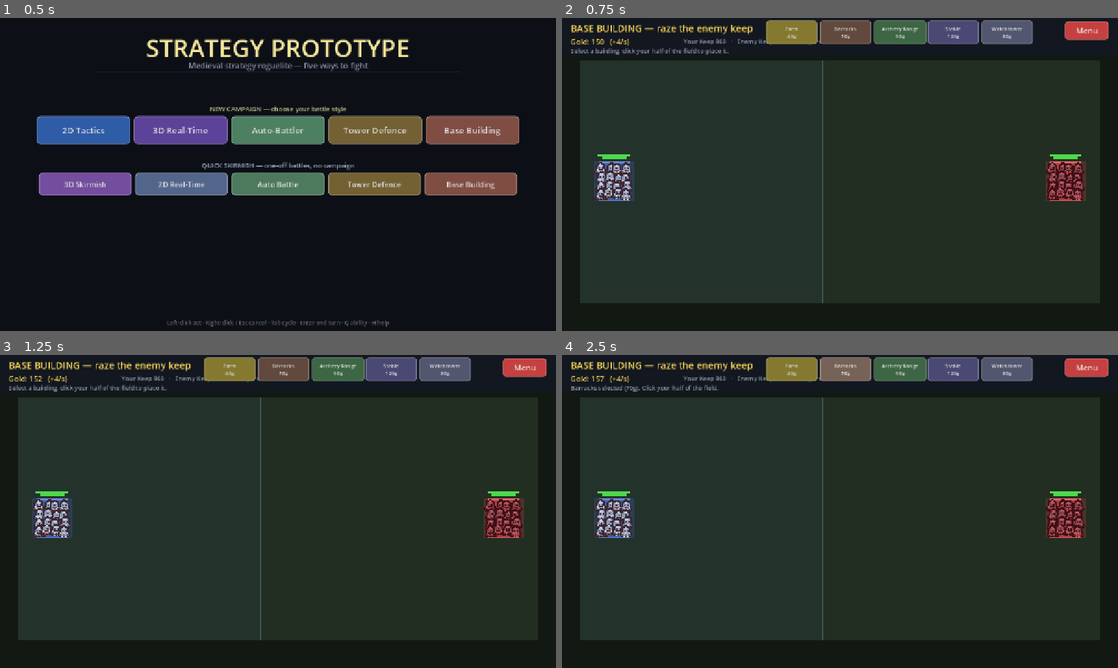
Above: before the commit, frames 1-4 (two rows, left to right).
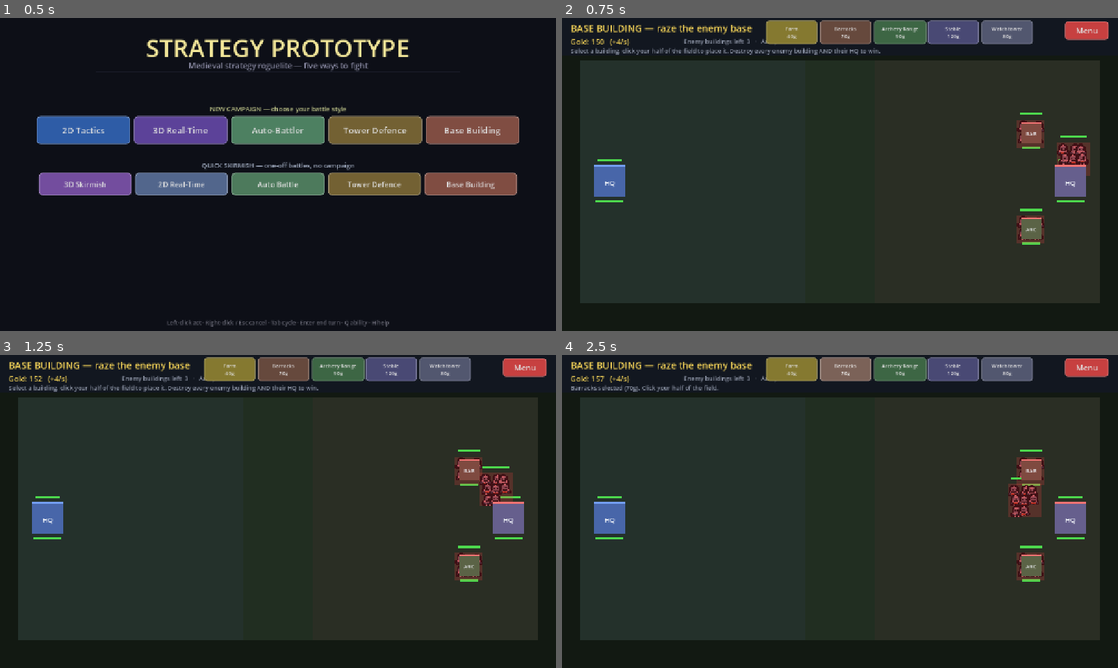
Above: after the commit, the same moments.

Repository: kabuumu/strategy-prototype
Game: Godot game, scene res://src/title/title.tscn
Two runs of this game, one before a commit and one after it. Both use one fixed random seed, a clock stepped at 60 frames per second and the inputs below.
Inputs:
- Up to frame 1 (0.5 s): no input
- Up to frame 2 (0.75 s): click "Base Building" at 0.5 s
- Up to frame 3 (1.25 s): no input
- Up to frame 4 (2.5 s): click "Farm 40g" at 1.25 s; click "Barracks 70g" at 2 s

Frame 1 is identical in both runs. In frame 2, 4.0% of the frame differs, in the area x 5-95%, y 2-92%; in frame 3, 4.1%; in frame 4, 4.1%.

Commit message:
Base building: win by razing the whole enemy base (buildings + HQ)
Previously only the enemy Keep was a target. Now every structure on both sides
is a destroyable garrison (RTUnit with HP): the enemy starts with a Town Centre
plus production buildings, and you WIN only when every enemy structure — all its
buildings AND the Town Centre — is destroyed. You LOSE if your Town Centre falls.

- All structures (TC + farm/barracks/range/stable/tower) are RTUnits, so the
  regiment engine handles combat against them; your buildings can be attacked
  too, so defending matters.
- Units fight the nearest enemy regiment, else march on the nearest enemy
  structure — so a push grinds through the buildings on the way to the HQ.
- Health pip drawn under each living structure; team-tinted building visuals.
- Removed the endless enemy rebuild that caused stalemates; a strong economy
  now breaks through.

Validated headless: a mixed barracks+range economy grinds the enemy base from
3 structures to 0 and triggers the win.

Co-Authored-By: Claude Opus 4.8 <noreply@anthropic.com>

Diff:
--- a/src/basebuilder/basebuilder.gd
+++ b/src/basebuilder/basebuilder.gd
@@ -1,72 +1,69 @@
 extends Node2D
 
 # Base-building RTS skirmish — inspired by AoE2 / Red Alert 2, boiled down to the
-# core loop: your Keep earns gold, you spend it on economy + production
-# buildings, produced regiments auto-march across the field and smash the enemy
-# Keep while defending your own. Destroy the enemy Keep to win; lose yours and
-# it's over. The enemy mirrors you with a scaling production AI.
+# core loop: your Town Centre earns gold, you spend it on economy + production
+# buildings, produced regiments auto-march across the field and tear down the
+# enemy's base while you defend your own.
+#
+# WIN by razing the ENTIRE enemy base — every production building AND the Town
+# Centre. LOSE if your Town Centre falls. The enemy starts with its own buildings
+# (which you must destroy) and produces a scaling stream of attackers.
 #
 # Two entry points: standalone from the title, or a campaign battle
 # (battle_mode "base", GameManager.pending_base) that reports win/loss back.
 #
-# Combat reuses RTUnit (regiments). Keeps are RTUnits too, so units can attack
-# them and the win/lose check is just "is that Keep still alive".
+# Every structure is an RTUnit "garrison" (stationary, has HP) so regiments can
+# attack it and the win/lose check is just "are any of that side's structures
+# still standing". Combat reuses the RTUnit regiment engine.
 
 const UITheme := preload("res://src/ui/ui_theme.gd")
 const RTUnit := preload("res://src/rtbattle/rt_unit.gd")
 
 const FIELD_RECT: Rect2 = Rect2(40.0, 96.0, 1200.0, 560.0)
-const PLAYER_BUILD_MAX_X: float = 600.0     # you build left of this
-const PLAYER_KEEP_POS: Vector2 = Vector2(120.0, 376.0)
-const ENEMY_KEEP_POS: Vector2 = Vector2(1160.0, 376.0)
-const MAX_UNITS_PER_SIDE: int = 40          # perf cap
-
-# Keep stats (an RTUnit that mostly stands and defends).
-const KEEP_STATS: Dictionary = {
-	"name": "Keep", "sprite_key": "soldier",
-	"soldier_count": 16, "hp_per_soldier": 60, "damage_per_attack": 10,
-	"attack_cooldown": 1.0, "attack_range_px": 150.0, "move_speed_px": 0.0,
+const PLAYER_BUILD_MAX_X: float = 560.0     # you build left of this
+const ENEMY_BUILD_MIN_X: float = 720.0
+const PLAYER_TC_POS: Vector2 = Vector2(110.0, 376.0)
+const ENEMY_TC_POS: Vector2 = Vector2(1170.0, 376.0)
+const MAX_UNITS_PER_SIDE: int = 36          # perf cap
+
+# Structures. tc = Town Centre (the HQ). The rest are buildable. "produces"
+# spawns a regiment every "interval"s; "income" adds passive gold/sec (player);
+# "dmg" > 0 makes it defend (Town Centre + tower). hp via count * per.
+const STRUCTURES: Dictionary = {
+	"tc":       {"name": "Town Centre",  "count": 6, "per": 150, "dmg": 12, "range": 150.0, "cd": 1.0, "color": Color(0.30, 0.40, 0.62)},
+	"farm":     {"name": "Farm",          "cost": 40,  "count": 3, "per": 60,  "dmg": 0, "range": 24.0, "cd": 1.0, "income": 3,    "color": Color(0.55, 0.50, 0.20)},
+	"barracks": {"name": "Barracks",      "cost": 70,  "count": 4, "per": 60,  "dmg": 0, "range": 24.0, "cd": 1.0, "produces": "infantry", "interval": 5.0, "color": Color(0.42, 0.30, 0.25)},
+	"range":    {"name": "Archery Range", "cost": 90,  "count": 4, "per": 55,  "dmg": 0, "range": 24.0, "cd": 1.0, "produces": "archers",  "interval": 6.0, "color": Color(0.25, 0.42, 0.28)},
+	"stable":   {"name": "Stable",        "cost": 120, "count": 4, "per": 65,  "dmg": 0, "range": 24.0, "cd": 1.0, "produces": "cavalry",  "interval": 7.5, "color": Color(0.30, 0.30, 0.48)},
+	"tower":    {"name": "Watchtower",    "cost": 80,  "count": 4, "per": 50,  "dmg": 10, "range": 200.0, "cd": 1.1, "color": Color(0.34, 0.36, 0.46)},
 }
-
-# Buildings you can place. "produces" spawns a unit every "interval" seconds;
-# "income" adds passive gold/sec. Towers are stationary defensive RTUnits.
-const BUILDING_TYPES: Dictionary = {
-	"farm":     {"name": "Farm",         "cost": 40,  "income": 3,  "color": Color(0.55, 0.50, 0.20)},
-	"barracks": {"name": "Barracks",     "cost": 70,  "produces": "infantry", "interval": 5.0, "color": Color(0.40, 0.30, 0.25)},
-	"range":    {"name": "Archery Range","cost": 90,  "produces": "archers",  "interval": 6.0, "color": Color(0.25, 0.42, 0.28)},
-	"stable":   {"name": "Stable",       "cost": 120, "produces": "cavalry",  "interval": 7.5, "color": Color(0.30, 0.30, 0.48)},
-	"tower":    {"name": "Watchtower",   "cost": 80,  "tower": "archers",     "color": Color(0.34, 0.36, 0.46)},
-}
-
-# Regiment stats for produced units (RTUnit stat dicts).
+const BUILDABLE: Array = ["farm", "barracks", "range", "stable", "tower"]
+
 const UNIT_STATS: Dictionary = {
 	"infantry": {"name": "Infantry", "sprite_key": "soldier",
-		"soldier_count": 8, "hp_per_soldier": 16, "damage_per_attack": 8,
+		"soldier_count": 8, "hp_per_soldier": 16, "damage_per_attack": 9,
 		"attack_cooldown": 1.0, "attack_range_px": 56.0, "move_speed_px": 70.0},
 	"archers":  {"name": "Archers", "sprite_key": "archer",
-		"soldier_count": 6, "hp_per_soldier": 11, "damage_per_attack": 9,
+		"soldier_count": 6, "hp_per_soldier": 11, "damage_per_attack": 10,
 		"attack_cooldown": 1.3, "attack_range_px": 200.0, "move_speed_px": 64.0},
 	"cavalry":  {"name": "Cavalry", "sprite_key": "scout",
-		"soldier_count": 6, "hp_per_soldier": 16, "damage_per_attack": 11,
+		"soldier_count": 6, "hp_per_soldier": 16, "damage_per_attack": 12,
 		"attack_cooldown": 0.9, "attack_range_px": 56.0, "move_speed_px": 120.0},
 }
 
 var _gold: float = 150.0
-var _income: float = 4.0           # passive gold/sec (Keep + farms)
+var _income: float = 4.0
 var _selected: String = "barracks"
 var _paused: bool = false
 var _ended: bool = false
 var _won: bool = false
 
-var _player_base: RTUnit
-var _enemy_base: RTUnit
+var _structures: Array = []        # [{rt:RTUnit, vis:Node2D, type, team, home:Vector2, timer:float}]
 var _player_units: Array = []
 var _enemy_units: Array = []
-var _buildings: Array = []         # [{node, type, timer, interval, produces}]
 
 var _retarget_timer: float = 0.0
-var _enemy_spawn_timer: float = 6.0
-var _enemy_income_accum: float = 0.0
+var _enemy_build_timer: float = 14.0   # enemy occasionally adds a building
 var _elapsed: float = 0.0
 
 var _ui: CanvasLayer
@@ -81,7 +78,7 @@
 var _campaign_lost: bool = false
 var _campaign_relic: String = ""
 var _campaign_reward_gold: int = 0
-var _enemy_strength: float = 1.0   # scales enemy HP / spawn cadence (tier)
+var _enemy_strength: float = 1.0
 
 func _ready() -> void:
 	_rng.randomize()
@@ -90,27 +87,82 @@
 		GameManager.pending_base = false
 		_campaign = true
 		var tier: int = GameManager.pending_battle_tier
-		_enemy_strength = 1.0 + tier * 0.25 + (0.3 if GameManager.pending_battle_elite else 0.0)
+		_enemy_strength = 1.0 + tier * 0.22 + (0.3 if GameManager.pending_battle_elite else 0.0)
 		_gold = 150.0 + float(maxi(0, GameManager.player_roster.size() - 3)) * 25.0
-	_spawn_bases()
+	_spawn_initial_bases()
 	_build_ui()
 	_refresh_ui()
 	queue_redraw()
 
-func _spawn_bases() -> void:
-	_player_base = RTUnit.new()
-	add_child(_player_base)
-	_player_base.setup("keep", 0, PLAYER_KEEP_POS, KEEP_STATS)
-	_player_base.clear_order()
-	_player_base.died.connect(func(_u): _conclude(false))
-
-	_enemy_base = RTUnit.new()
-	add_child(_enemy_base)
-	var estats := KEEP_STATS.duplicate(true)
-	estats["hp_per_soldier"] = int(round(float(KEEP_STATS["hp_per_soldier"]) * _enemy_strength))
-	_enemy_base.setup("keep", 1, ENEMY_KEEP_POS, estats)
-	_enemy_base.clear_order()
-	_enemy_base.died.connect(func(_u): _conclude(true))
+func _spawn_initial_bases() -> void:
+	_make_structure("tc", 0, PLAYER_TC_POS)
+	_make_structure("tc", 1, ENEMY_TC_POS)
+	# Enemy starts with a small base you must dismantle: barracks + range, plus a
+	# stable / tower on tougher (campaign) fights.
+	_make_structure("barracks", 1, ENEMY_TC_POS + Vector2(-90.0, -110.0))
+	_make_structure("range", 1, ENEMY_TC_POS + Vector2(-90.0, 110.0))
+	if _enemy_strength >= 1.4:
+		_make_structure("stable", 1, ENEMY_TC_POS + Vector2(-150.0, 0.0))
+	if _enemy_strength >= 1.7:
+		_make_structure("tower", 1, ENEMY_TC_POS + Vector2(-40.0, -150.0))
+
+func _make_structure(type: String, team: int, pos: Vector2) -> Dictionary:
+	var def: Dictionary = STRUCTURES[type]
+	var per: int = int(def["per"])
+	if team == 1 and type == "tc":
+		per = int(round(float(per) * _enemy_strength))   # enemy HQ scales with tier
+	var stats: Dictionary = {
+		"name": String(def["name"]),
+		"sprite_key": "soldier",
+		"soldier_count": int(def["count"]),
+		"hp_per_soldier": per,
+		"damage_per_attack": int(def.get("dmg", 0)),
+		"attack_cooldown": float(def.get("cd", 1.0)),
+		"attack_range_px": float(def.get("range", 24.0)),
+		"move_speed_px": 0.0,
+	}
+	var rt := RTUnit.new()
+	add_child(rt)
+	rt.setup(type, team, pos, stats)
+	rt.clear_order()
+	var s := {
+		"rt": rt, "vis": _make_structure_visual(type, team, pos), "type": type,
+		"team": team, "home": pos, "timer": float(def.get("interval", 0.0)),
+	}
+	add_child(s["vis"])
+	rt.died.connect(_on_structure_died.bind(s))
+	_structures.append(s)
+	return s
+
+func _make_structure_visual(type: String, team: int, pos: Vector2) -> Node2D:
+	var def: Dictionary = STRUCTURES[type]
+	var n := Node2D.new()
+	n.position = pos
+	n.z_index = 5
+	var big: bool = type == "tc"
+	var sz := Vector2(70.0, 70.0) if big else Vector2(46.0, 46.0)
+	var rect := ColorRect.new()
+	rect.size = sz
+	rect.position = -sz * 0.5
+	rect.color = Color(def["color"]).lerp(Color(0.2, 0.4, 0.85) if team == 0 else Color(0.85, 0.25, 0.25), 0.18)
+	rect.mouse_filter = Control.MOUSE_FILTER_IGNORE
+	n.add_child(rect)
+	var border := ColorRect.new()   # thin top band as a faux roof/border
+	border.size = Vector2(sz.x, 4.0)
+	border.position = Vector2(-sz.x * 0.5, -sz.y * 0.5 - 4.0)
+	border.color = (Color(0.45, 0.62, 0.95) if team == 0 else Color(0.95, 0.45, 0.45))
+	border.mouse_filter = Control.MOUSE_FILTER_IGNORE
+	n.add_child(border)
+	var lbl := UITheme.label(String(def["name"]).substr(0, 3).to_upper() if not big else "HQ",
+		12 if not big else 15, Color(0.95, 0.96, 0.98), Vector2(-sz.x * 0.5, -8.0), Vector2(sz.x, 18.0))
+	lbl.horizontal_alignment = HORIZONTAL_ALIGNMENT_CENTER
+	n.add_child(lbl)
+	return n
+
+func _on_structure_died(s: Dictionary) -> void:
+	if is_instance_valid(s["vis"]):
+		s["vis"].queue_free()
+	Sfx.play("death", -8.0)
 
 # ---------------------------------------------------------------------------
 # UI
@@ -124,36 +176,36 @@
 	top.mouse_filter = Control.MOUSE_FILTER_IGNORE
 	_ui.add_child(top)
 
-	_ui.add_child(UITheme.label("BASE BUILDING — raze the enemy keep", 22, UITheme.GOLD, Vector2(20.0, 8.0), Vector2(520.0, 30.0)))
+	_ui.add_child(UITheme.label("BASE BUILDING — raze the enemy base", 22, UITheme.GOLD, Vector2(20.0, 8.0), Vector2(540.0, 30.0)))
 	_gold_label = UITheme.label("", 17, UITheme.GOLD, Vector2(20.0, 42.0), Vector2(260.0, 24.0))
 	_ui.add_child(_gold_label)
-	_stat_label = UITheme.label("", 14, UITheme.TEXT_MUTED, Vector2(280.0, 44.0), Vector2(360.0, 24.0))
+	_stat_label = UITheme.label("", 14, UITheme.TEXT_MUTED, Vector2(280.0, 44.0), Vector2(380.0, 24.0))
 	_ui.add_child(_stat_label)
 
 	var x := 470.0
-	for id: String in BUILDING_TYPES:
-		var b: Dictionary = BUILDING_TYPES[id]
+	for id: String in BUILDABLE:
+		var b: Dictionary = STRUCTURES[id]
 		_ui.add_child(UITheme.button("%s\n%dg" % [String(b["name"]), int(b["cost"])],
 			Vector2(x, 6.0), Vector2(118.0, 48.0), Color(b["color"]).darkened(0.05),
 			_on_pick.bind(id), 12))
 		x += 124.0
 
 	_ui.add_child(UITheme.button("Menu", Vector2(1158.0, 8.0), Vector2(100.0, 40.0), UITheme.RED, _toggle_settings_menu))
-	_status_label = UITheme.label("Select a building, click your half of the field to place it.",
-		14, UITheme.TEXT_MUTED, Vector2(20.0, 66.0), Vector2(900.0, 20.0))
+	_status_label = UITheme.label("Select a building, click your half of the field to place it. Destroy every enemy building AND their HQ to win.",
+		14, UITheme.TEXT_MUTED, Vector2(20.0, 66.0), Vector2(1000.0, 20.0))
 	_ui.add_child(_status_label)
 
 func _refresh_ui() -> void:
 	if _gold_label != null:
 		_gold_label.text = "Gold: %d   (+%d/s)" % [int(_gold), int(_income)]
-	if _stat_label != null and is_instance_valid(_player_base) and is_instance_valid(_enemy_base):
-		_stat_label.text = "Your Keep %d   ·   Enemy Keep %d   ·   Army %d v %d" % [
-			_player_base.hp, _enemy_base.hp, _player_units.size(), _enemy_units.size()]
+	if _stat_label != null:
+		_stat_label.text = "Enemy buildings left: %d   ·   Army %d v %d" % [
+			_alive_structures(1).size(), _player_units.size(), _enemy_units.size()]
 
 func _on_pick(id: String) -> void:
 	_selected = id
 	_status_label.text = "%s selected (%dg). Click your half of the field." % [
-		String(BUILDING_TYPES[id]["name"]), int(BUILDING_TYPES[id]["cost"])]
+		String(STRUCTURES[id]["name"]), int(STRUCTURES[id]["cost"])]
 
 # ---------------------------------------------------------------------------
 # Building placement
@@ -161,55 +213,25 @@
 func _try_build(pos: Vector2) -> void:
 	if _ended:
 		return
-	var b: Dictionary = BUILDING_TYPES[_selected]
+	var b: Dictionary = STRUCTURES[_selected]
 	var cost: int = int(b["cost"])
 	if not FIELD_RECT.has_point(pos) or pos.x > PLAYER_BUILD_MAX_X:
 		_status_label.text = "Build on your half of the field (left side)."
 		return
-	if pos.distance_to(PLAYER_KEEP_POS) < 70.0:
-		_status_label.text = "Too close to your Keep."
-		return
-	for e in _buildings:
-		var n: Node2D = e["node"]
-		if is_instance_valid(n) and n.position.distance_to(pos) < 64.0:
+	if pos.distance_to(PLAYER_TC_POS) < 78.0:
+		_status_label.text = "Too close to your Town Centre."
+		return
+	for s in _structures:
+		if s["team"] == 0 and is_instance_valid(s["rt"]) and Vector2(s["home"]).distance_to(pos) < 60.0:
 			_status_label.text = "Too close to another building."
 			return
 	if _gold < float(cost):
 		_status_label.text = "Not enough gold for %s." % String(b["name"])
 		return
 	_gold -= float(cost)
-	if b.has("income"):
-		_income += float(b["income"])
-	if b.has("tower"):
-		var t := RTUnit.new()
-		add_child(t)
-		t.setup("tower", 0, pos, UNIT_STATS[String(b["tower"])])
-		t.clear_order()
-		_player_units.append(t)   # a stationary defender (move_speed kept; we never order it to move)
-	var node := _make_building_node(pos, b)
-	add_child(node)
-	_buildings.append({
-		"node": node, "type": _selected,
-		"timer": float(b.get("interval", 0.0)),
-		"interval": float(b.get("interval", 0.0)),
-		"produces": String(b.get("produces", "")),
-	})
+	_make_structure(_selected, 0, pos)
 	Sfx.play("gold")
 	_refresh_ui()
-
-func _make_building_node(pos: Vector2, b: Dictionary) -> Node2D:
-	var n := Node2D.new()
-	n.position = pos
-	var rect := ColorRect.new()
-	rect.size = Vector2(48.0, 48.0)
-	rect.position = Vector2(-24.0, -24.0)
-	rect.color = Color(b["color"])
-	rect.mouse_filter = Control.MOUSE_FILTER_IGNORE
-	n.add_child(rect)
-	var lbl := UITheme.label(String(b["name"]).substr(0, 3), 12, Color(0.9, 0.92, 0.95), Vector2(-22.0, -8.0), Vector2(44.0, 16.0))
-	lbl.horizontal_alignment = HORIZONTAL_ALIGNMENT_CENTER
-	n.add_child(lbl)
-	return n
 
 # ---------------------------------------------------------------------------
 # Simulation
@@ -220,7 +242,7 @@
 		return
 	var u := RTUnit.new()
 	add_child(u)
-	u.setup(unit_id, team, pos + Vector2(_rng.randf_range(-12.0, 12.0), _rng.randf_range(-40.0, 40.0)), UNIT_STATS[unit_id])
+	u.setup(unit_id, team, pos + Vector2(_rng.randf_range(-14.0, 14.0), _rng.randf_range(-44.0, 44.0)), UNIT_STATS[unit_id])
 	u.died.connect(_on_unit_died)
 	pool.append(u)
 
@@ -228,59 +250,84 @@
 	_player_units.erase(u)
 	_enemy_units.erase(u)
 
+func _alive_structures(team: int) -> Array:
+	return _structures.filter(func(s): return s["team"] == team and is_instance_valid(s["rt"]) and s["rt"].is_alive())
+
+func _player_tc_alive() -> bool:
+	for s in _structures:
+		if s["team"] == 0 and s["type"] == "tc" and is_instance_valid(s["rt"]) and s["rt"].is_alive():
+			return true
+	return false
+
 func _process(delta: float) -> void:
 	if _paused or _ended:
 		return
 	_elapsed += delta
+
+	# Passive income = base + alive player farms.
+	var inc := 4.0
+	for s in _alive_structures(0):
+		inc += float(STRUCTURES[s["type"]].get("income", 0))
+	_income = inc
 	_gold += _income * delta
 
-	# Player production buildings
-	for e in _buildings:
-		if String(e["produces"]) == "":
+	# Production from every alive structure that produces (both sides). The enemy
+	# Town Centre also trickles infantry so it keeps pressuring after buildings fall.
+	for s in _structures:
+		if not is_instance_valid(s["rt"]) or not s["rt"].is_alive():
 			continue
-		e["timer"] = float(e["timer"]) - delta
-		if e["timer"] <= 0.0:
-			e["timer"] = float(e["interval"])
-			var n: Node2D = e["node"]
-			if is_instance_valid(n):
-				_spawn_unit(String(e["produces"]), 0, n.position)
-
-	# Enemy production AI — cadence quickens and composition hardens over time.
-	_enemy_spawn_timer -= delta
-	if _enemy_spawn_timer <= 0.0:
-		_enemy_spawn_timer = maxf(2.0, 6.0 - _elapsed * 0.03) / _enemy_strength
-		_spawn_unit(_enemy_pick(), 1, ENEMY_KEEP_POS)
+		var def: Dictionary = STRUCTURES[s["type"]]
+		var produces := String(def.get("produces", ""))
+		var interval := float(def.get("interval", 0.0))
+		if s["team"] == 1 and s["type"] == "tc":
+			produces = "infantry"
+			interval = maxf(3.0, 7.0 - _elapsed * 0.02) / _enemy_strength
+		if produces == "":
+			continue
+		if s["team"] == 1:
+			interval = interval / _enemy_strength
+		s["timer"] = float(s["timer"]) - delta
+		if s["timer"] <= 0.0:
+			s["timer"] = interval
+			_spawn_unit(produces, int(s["team"]), Vector2(s["home"]))
 
 	var all_units: Array = []
 	all_units.append_array(_player_units)
 	all_units.append_array(_enemy_units)
-	if is_instance_valid(_player_base):
-		all_units.append(_player_base)
-	if is_instance_valid(_enemy_base):
-		all_units.append(_enemy_base)
-
-	# Retarget: fight a nearby enemy, otherwise advance on the enemy Keep.
+	for s in _structures:
+		if is_instance_valid(s["rt"]) and s["rt"].is_alive():
+			all_units.append(s["rt"])
+
 	_retarget_timer -= delta
 	if _retarget_timer <= 0.0:
 		_retarget_timer = 0.4
-		_assign_orders(_player_units, _enemy_units, _enemy_base)
-		_assign_orders(_enemy_units, _player_units, _player_base)
+		_assign_orders(_player_units, _enemy_units, 1)
+		_assign_orders(_enemy_units, _player_units, 0)
 
 	for u: RTUnit in all_units:
 		if is_instance_valid(u) and u.is_alive():
 			u.tick(delta, all_units)
+	# Keep structures pinned to their footprint (separation must not shove them).
+	for s in _structures:
+		if is_instance_valid(s["rt"]):
+			s["rt"].position = Vector2(s["home"])
 
 	_clean_dead()
 	_refresh_ui()
 	queue_redraw()
-
-func _assign_orders(side: Array, foes: Array, foe_base: RTUnit) -> void:
+	_check_end()
+
+# Units fight the nearest enemy regiment in range; otherwise they march on the
+# nearest enemy structure (buildings on the way, then the HQ) — so winning means
+# grinding through the whole base.
+func _assign_orders(side: Array, foe_units: Array, foe_team: int) -> void:
+	var structs := _alive_structures(foe_team)
 	for u: RTUnit in side:
 		if not is_instance_valid(u) or not u.is_alive():
 			continue
 		var nearest: RTUnit = null
-		var best: float = 260.0
-		for f: RTUnit in foes:
+		var best: float = 240.0
+		for f: RTUnit in foe_units:
 			if is_instance_valid(f) and f.is_alive():
 				var d: float = u.position.distance_to(f.position)
 				if d < best:
@@ -288,20 +335,34 @@
 					nearest = f
 		if nearest != null:
 			u.order_attack(nearest)
-		elif is_instance_valid(foe_base) and foe_base.is_alive():
-			u.order_attack(foe_base)
-
-func _enemy_pick() -> String:
-	var roll := _rng.randf()
-	if _elapsed > 40.0 and roll < 0.3:
-		return "cavalry"
-	if roll < 0.4:
-		return "archers"
-	return "infantry"
+			continue
+		var ts: RTUnit = null
+		var tbest: float = INF
+		for s in structs:
+			var d2: float = u.position.distance_to(Vector2(s["home"]))
+			if d2 < tbest:
+				tbest = d2
+				ts = s["rt"]
+		if ts != null:
+			u.order_attack(ts)
+
+func _enemy_hq_alive() -> bool:
+	for s in _structures:
+		if s["team"] == 1 and s["type"] == "tc" and is_instance_valid(s["rt"]) and s["rt"].is_alive():
+			return true
+	return false
 
 func _clean_dead() -> void:
 	_player_units = _player_units.filter(func(u): return is_instance_valid(u) and u.is_alive())
 	_enemy_units = _enemy_units.filter(func(u): return is_instance_valid(u) and u.is_alive())
+
+func _check_end() -> void:
+	if _ended:
+		return
+	if _alive_structures(1).is_empty():
+		_conclude(true)
+	elif not _player_tc_alive():
+		_conclude(false)
 
 # ---------------------------------------------------------------------------
 # Win / loss
@@ -328,9 +389,9 @@
 	if _campaign:
 		sub = ("+%d gold%s" % [_campaign_reward_gold,
 			"   ·   Relic: %s" % String(GameManager.RELICS[_campaign_relic]["name"]) if _campaign_relic != "" else ""]) if win \
-			else "Your keep has fallen — the run ends here."
+			else "Your Town Centre has fallen — the run ends here."
 	else:
-		sub = "The enemy keep is rubble." if win else "Your keep has fallen."
+		sub = "The enemy base is rubble." if win else "Your Town Centre has fallen."
 	root.add_child(UITheme.label(sub, 15, UITheme.TEXT_MUTED, Vector2(500.0, 322.0), Vector2(280.0, 40.0)))
 	if _campaign and win:
 		root.add_child(UITheme.button("Continue", Vector2(512.0, 372.0), Vector2(256.0, 46.0),
@@ -395,19 +456,20 @@
 func _draw() -> void:
 	draw_rect(Rect2(Vector2.ZERO, Vector2(1280.0, 720.0)), Color(0.07, 0.10, 0.07))
 	draw_rect(FIELD_RECT, Color(0.13, 0.18, 0.13))
-	# Your buildable half tint
 	draw_rect(Rect2(FIELD_RECT.position, Vector2(PLAYER_BUILD_MAX_X - FIELD_RECT.position.x, FIELD_RECT.size.y)),
-		Color(0.18, 0.24, 0.30, 0.25))
-	draw_line(Vector2(PLAYER_BUILD_MAX_X, FIELD_RECT.position.y), Vector2(PLAYER_BUILD_MAX_X, FIELD_RECT.end.y),
-		Color(0.40, 0.45, 0.55, 0.5), 1.0)
-	_draw_keep(PLAYER_KEEP_POS, _player_base, Color(0.30, 0.45, 0.75))
-	_draw_keep(ENEMY_KEEP_POS, _enemy_base, Color(0.75, 0.30, 0.30))
-
-func _draw_keep(pos: Vector2, base: RTUnit, color: Color) -> void:
-	var r := Rect2(pos - Vector2(34.0, 44.0), Vector2(68.0, 88.0))
-	draw_rect(r, color.darkened(0.2))
-	draw_rect(r, color.lightened(0.2), false, 3.0)
-	if is_instance_valid(base):
-		var frac: float = clampf(float(base.hp) / float(base.max_hp), 0.0, 1.0)
-		draw_rect(Rect2(r.position + Vector2(6.0, -14.0), Vector2((r.size.x - 12.0) * frac, 7.0)),
+		Color(0.18, 0.24, 0.30, 0.22))
+	draw_rect(Rect2(Vector2(ENEMY_BUILD_MIN_X, FIELD_RECT.position.y), Vector2(FIELD_RECT.end.x - ENEMY_BUILD_MIN_X, FIELD_RECT.size.y)),
+		Color(0.30, 0.18, 0.18, 0.20))
+	# Health pip under each living structure.
+	for s in _structures:
+		if not is_instance_valid(s["rt"]) or not s["rt"].is_alive():
+			continue
+		var rt: RTUnit = s["rt"]
+		var big: bool = s["type"] == "tc"
+		var w: float = 64.0 if big else 42.0
+		var home: Vector2 = Vector2(s["home"])
+		var frac: float = clampf(float(rt.hp) / float(rt.max_hp), 0.0, 1.0)
+		var top := home + Vector2(-w * 0.5, (44.0 if big else 30.0))
+		draw_rect(Rect2(top, Vector2(w, 5.0)), Color(0.12, 0.12, 0.14))
+		draw_rect(Rect2(top, Vector2(w * frac, 5.0)),
 			Color(0.30, 0.85, 0.30) if frac > 0.3 else Color(0.9, 0.3, 0.3))
